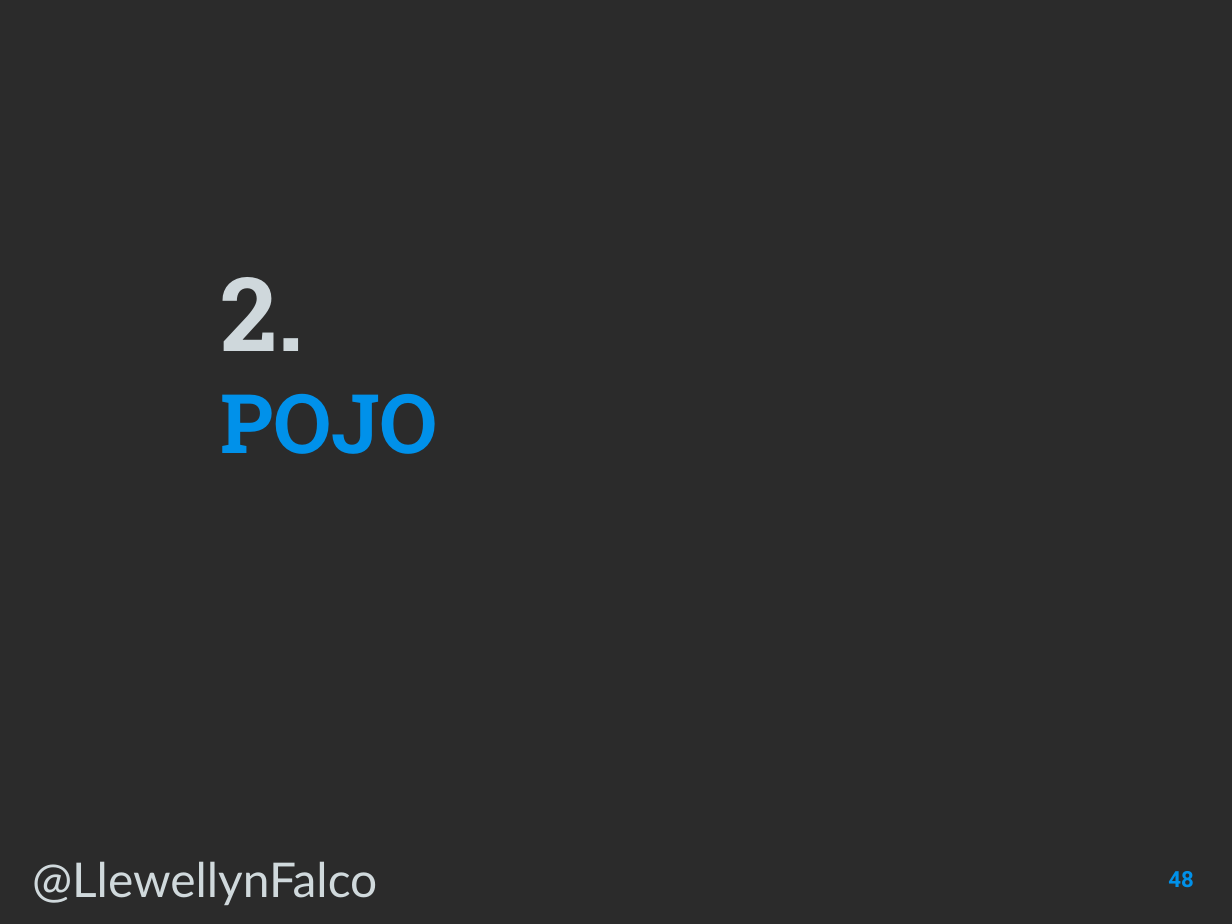
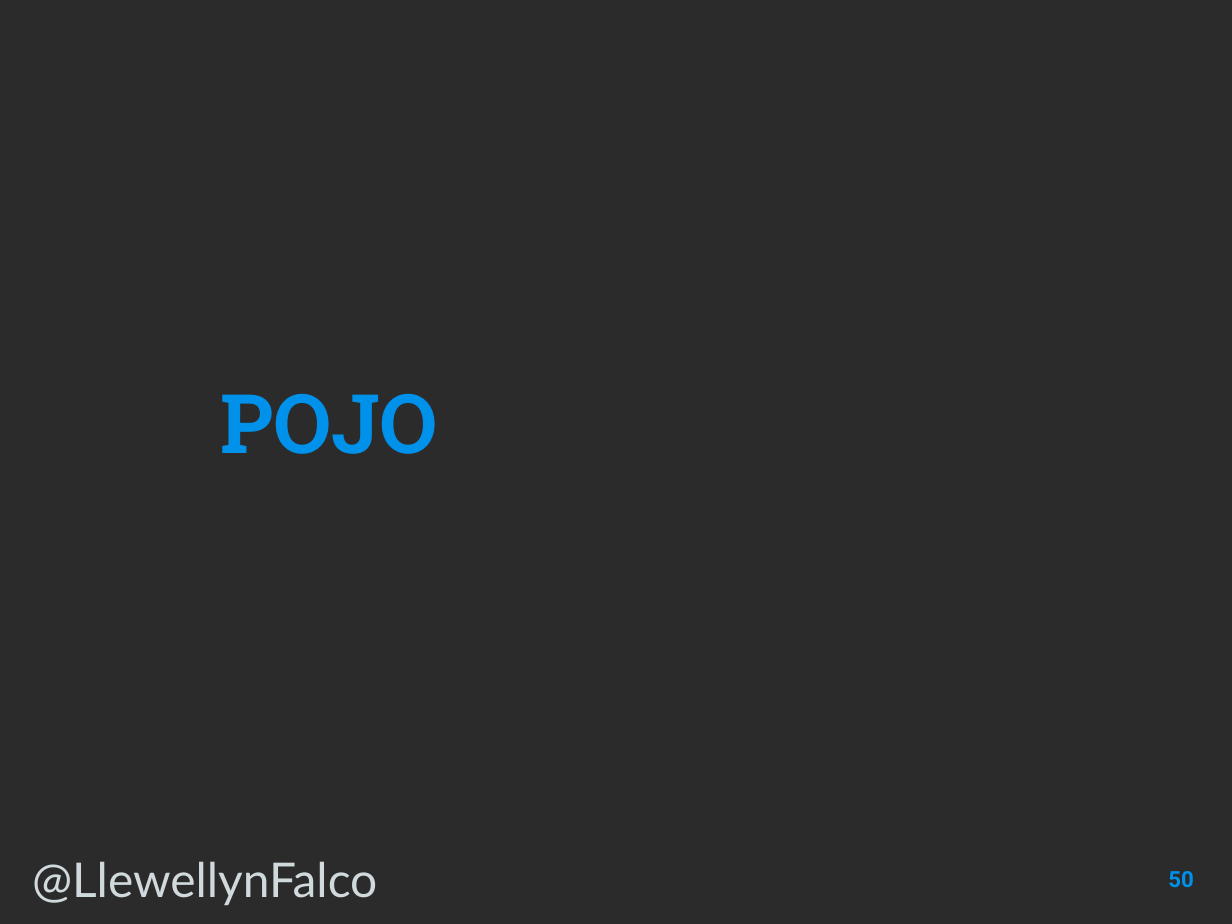
Before and after one commit to isidore/Talk-AvoidingLockIn, a slide deck: slide 50 of Avoiding Lock-In.pptx (slide 48 before the commit). Drawn at 1232x924 pixels with LibreOffice and Linux fonts; fonts in the diff are those of the drawing; background and template pictures are left out; a plain dark background stands for a picture behind light text. Boxes give left, top, right and bottom in pixels: in the first picture for what was removed or moved away, otherwise in the second. Text is boxed around its words. In the diff, an @@ line names an element or a change of style, - is before the commit and + after.

```diff
--- a/Avoiding Lock-In.pptx
+++ b/Avoiding Lock-In.pptx
@@ title at box(221, 277, 304, 351): paragraph removed @@
-2.
@@ page number at box(1168, 871, 1193, 887): text changed @@
-48
+50
```
Also in this commit, not shown: 3 other slides changed, 9 slides added, 2 slides removed.
